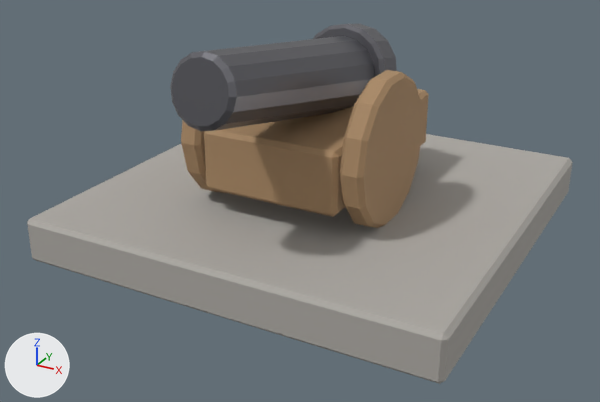
An edit to the glTF model godot/games/bastion/art/models/cannon.glb, drawn before and after from the same camera.
The view is the same before and after, from a 50 mm camera at (1.3, -2.54, 1.35) aimed at (0.0, -0.17, 0.16). The axes (+X, +Y, +Z) are drawn at lower left. The lights are the same throughout. The older version comes first. Vertices at exactly the same position are counted once.

The older version as bpy lines, for what is in view:
```python
me_cube_028 = bpy.data.meshes.new('Cube.028')
me_cube_028.from_pydata(...)  # 288 vertices, 552 faces; spans x -0.75..0.75, y -0.76..0.75, z 0.0..0.81
# faces by material slot: [44, 260, 248]
me_cube_028.materials.append(mat_dark_stone)  # grey #adaaa4
me_cube_028.materials.append(mat_wood)  # brown #aa8965
me_cube_028.materials.append(mat_iron)  # grey #76767c
ob_cannon = bpy.data.objects.new('cannon', me_cube_028)
ob_cannon.location = (0.0, 0.0, 0.0)
```
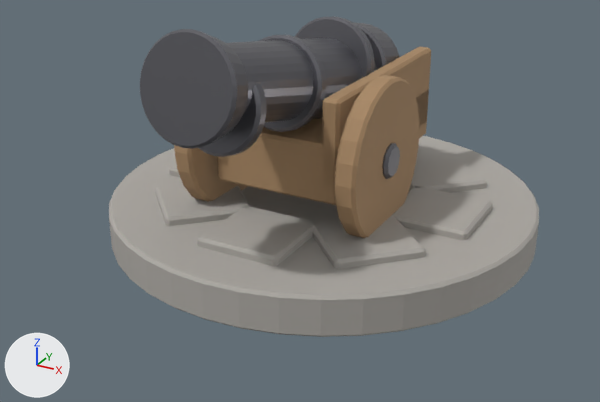
Pixel boxes [x1, y1, x2, y2] of what changed, in the pictures (600 x 402 px; the box of a moved part takes in the faces that stretch with it):
'cannon', reshaped, moved (21% narrower, 11% shorter): before [27, 24, 573, 384]; after [109, 17, 539, 337]
part 1 of me_cube_028, moved or reshaped: before [27, 134, 573, 384]; after [392, 186, 492, 240]
part 2 of me_cube_028, added: after [409, 155, 487, 193]
part 3 of me_cube_028, moved or reshaped (mostly hidden afterwards): before [204, 89, 429, 217]; after [169, 164, 180, 177]
part 4 of me_cube_028, added: after [155, 184, 251, 226]
part 5 of me_cube_028, added: after [197, 206, 317, 266]
part 6 of me_cube_028, added: after [312, 215, 426, 270]
part 7 of me_cube_028, added (brown): after [218, 89, 429, 205]
part 8 of me_cube_028, added (mostly hidden): after [218, 156, 229, 167]
part 9 of me_cube_028, added (brown): after [322, 47, 431, 188]
part 10 of me_cube_028, rebuilt: before [170, 36, 375, 131]; after [226, 38, 377, 122]
part 11 of me_cube_028, rebuilt: before [313, 24, 397, 76]; after [353, 22, 399, 70]
part 12 of me_cube_028, rebuilt: before [340, 70, 422, 228]; after [335, 75, 419, 238]
part 13 of me_cube_028, rebuilt: before [181, 120, 225, 193]; after [174, 145, 248, 202]
part 14 of me_cube_028, added: after [259, 17, 400, 179]
part 15 of me_cube_028, added: after [140, 29, 266, 157]
part 16 of me_cube_028, added: after [109, 136, 539, 337]

The change, as a diff of the scene's bpy script:
```diff
--- a/godot/games/bastion/art/models/cannon.glb.py
+++ b/godot/games/bastion/art/models/cannon.glb.py
@@ me_cube_028 @@
-me_cube_028.from_pydata(...)  # 288 vertices, 552 faces; spans x -0.75..0.75, y -0.76..0.75, z 0.0..0.81
+me_cube_028.from_pydata(...)  # 1772 vertices, 3424 faces; spans x -0.78..0.78, y -0.84..0.78, z -0.07..0.81
+# me_cube_028 part 1: the loose piece of 24 vertices spanning x -0.75..0.75, y -0.75..0.75, z 0.0..0.16 is scaled about its middle by (0.194, 0.194, 0.195), then moved by (0.45, 0.0, 0.0)
+# me_cube_028 part 2: the loose piece of 24 vertices spanning x -0.75..0.75, y -0.75..0.75, z 0.0..0.16 is copied, and the copy is turned 45 degrees about the z axis through its middle and scaled by 0.194, then moved by (0.32, 0.32, 0.0); it spans x 0.11..0.52, y 0.11..0.52, z 0.06..0.1
+# me_cube_028 part 3: the loose piece of 24 vertices spanning x -0.25..0.25, y -0.4..0.4, z 0.24..0.46 is scaled about its middle by (-0.597, -0.368, 0.136), then moved by (-0.45, 0.0, -0.27), in mat_dark_stone (grey #adaaa4)
+# me_cube_028 part 4: the loose piece of 24 vertices spanning x -0.75..0.75, y -0.75..0.75, z 0.0..0.16 is copied, and the copy is turned -135 degrees about the z axis through its middle and scaled by 0.194, then moved by (-0.32, -0.32, 0.0); it spans x -0.52..-0.11, y -0.52..-0.11, z 0.06..0.1
+# me_cube_028 part 5: the loose piece of 24 vertices spanning x -0.75..0.75, y -0.75..0.75, z 0.0..0.16 is copied, and the copy is turned -90 degrees about the z axis through its middle and scaled by 0.194, then moved by (0.0, -0.45, 0.0); it spans x -0.15..0.15, y -0.6..-0.3, z 0.06..0.1
+# me_cube_028 part 6: the loose piece of 24 vertices spanning x -0.75..0.75, y -0.75..0.75, z 0.0..0.16 is copied, and the copy is turned -45 degrees about the z axis through its middle and scaled by 0.194, then moved by (0.32, -0.32, 0.0); it spans x 0.11..0.52, y -0.52..-0.11, z 0.06..0.1
+# me_cube_028 part 7: the loose piece of 24 vertices spanning x -0.25..0.25, y -0.4..0.4, z 0.24..0.46 is copied, and the copy is scaled about its middle by (0.93, 1.01, 0.932), then moved by (0.0, 0.05, -0.06); it spans x -0.23..0.23, y -0.35..0.45, z 0.19..0.39
+# me_cube_028 part 8: the loose piece of 24 vertices spanning x -0.25..0.25, y -0.4..0.4, z 0.24..0.46 is copied, and the copy is scaled about its middle by (0.0977, 1.01, 1.43), then moved by (-0.2, 0.05, 0.04); it spans x -0.23..-0.17, y -0.35..0.45, z 0.24..0.54
+# me_cube_028 part 9: the loose piece of 24 vertices spanning x -0.25..0.25, y -0.4..0.4, z 0.24..0.46 is copied, and the copy is scaled about its middle by (0.0977, 1.01, 1.43), then moved by (0.2, 0.05, 0.04); it spans x 0.17..0.23, y -0.35..0.45, z 0.24..0.54
+# me_cube_028 part 10: the loose piece of 64 vertices spanning x -0.14..0.14, y -0.76..0.26, z 0.4..0.81 is rebuilt with 128 vertices and now spans x -0.15..0.15, y -0.78..0.29, z 0.3..0.77
+# me_cube_028 part 11: the loose piece of 64 vertices spanning x -0.17..0.17, y 0.1..0.3, z 0.37..0.73 is rebuilt with 128 vertices and now spans x -0.17..0.17, y 0.11..0.33, z 0.3..0.66
+# me_cube_028 part 12: the loose piece of 56 vertices spanning x 0.26..0.34, y -0.41..0.11, z 0.15..0.65 is rebuilt with 96 vertices and now spans x 0.26..0.34, y -0.45..0.09, z 0.04..0.58
+# me_cube_028 part 13: the loose piece of 56 vertices spanning x -0.34..-0.26, y -0.41..0.11, z 0.15..0.65 is rebuilt with 96 vertices and now spans x -0.34..-0.26, y -0.45..0.09, z 0.04..0.58
+# me_cube_028 part 14: 530 vertices added at x -0.35..0.35, y -0.38..0.1, z 0.13..0.7
+# me_cube_028 part 15: 256 vertices added at x -0.16..0.16, y -0.84..-0.59, z 0.43..0.81
+# me_cube_028 part 16: 160 vertices added at x -0.78..0.78, y -0.78..0.78, z -0.07..0.07
+# other edits to the shape of me_cube_028 do not show in these pictures
 me_cube_028.materials.append(mat_dark_stone)
@@ ob_cannon @@
 ob_cannon = bpy.data.objects.new('cannon', me_cube_028)
-ob_cannon.location = (0.0, 0.0, 0.0)
+ob_cannon.location = (0.0, 0.0, 0.07)
```
